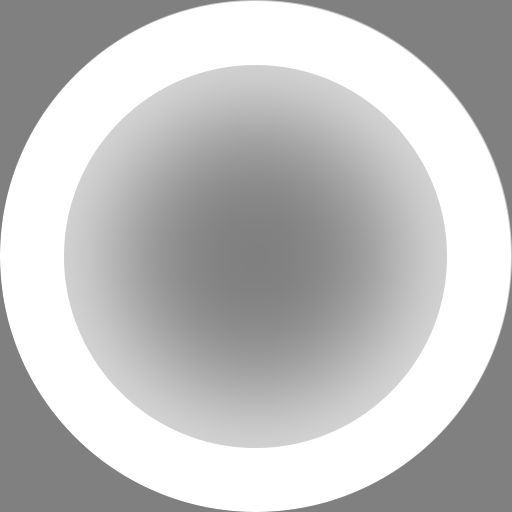
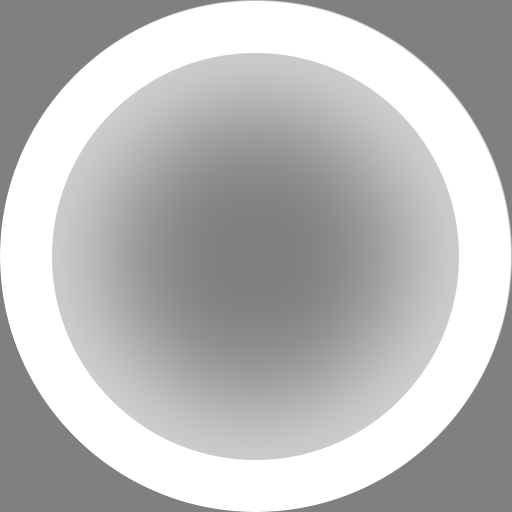
Revision of a layered 512x512 image; what changed, layer by layer:
painted on "Эллипс 1 копия", masked it over 52, 1, 511, 460
